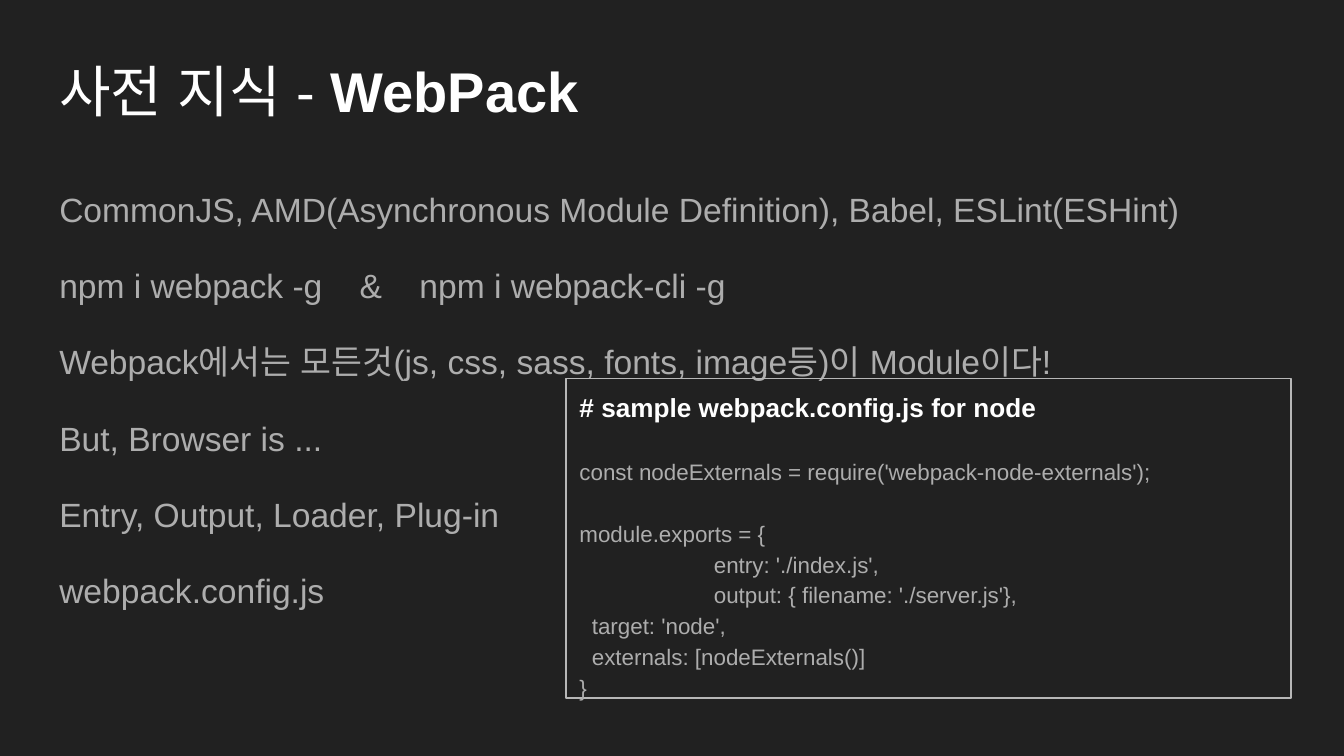
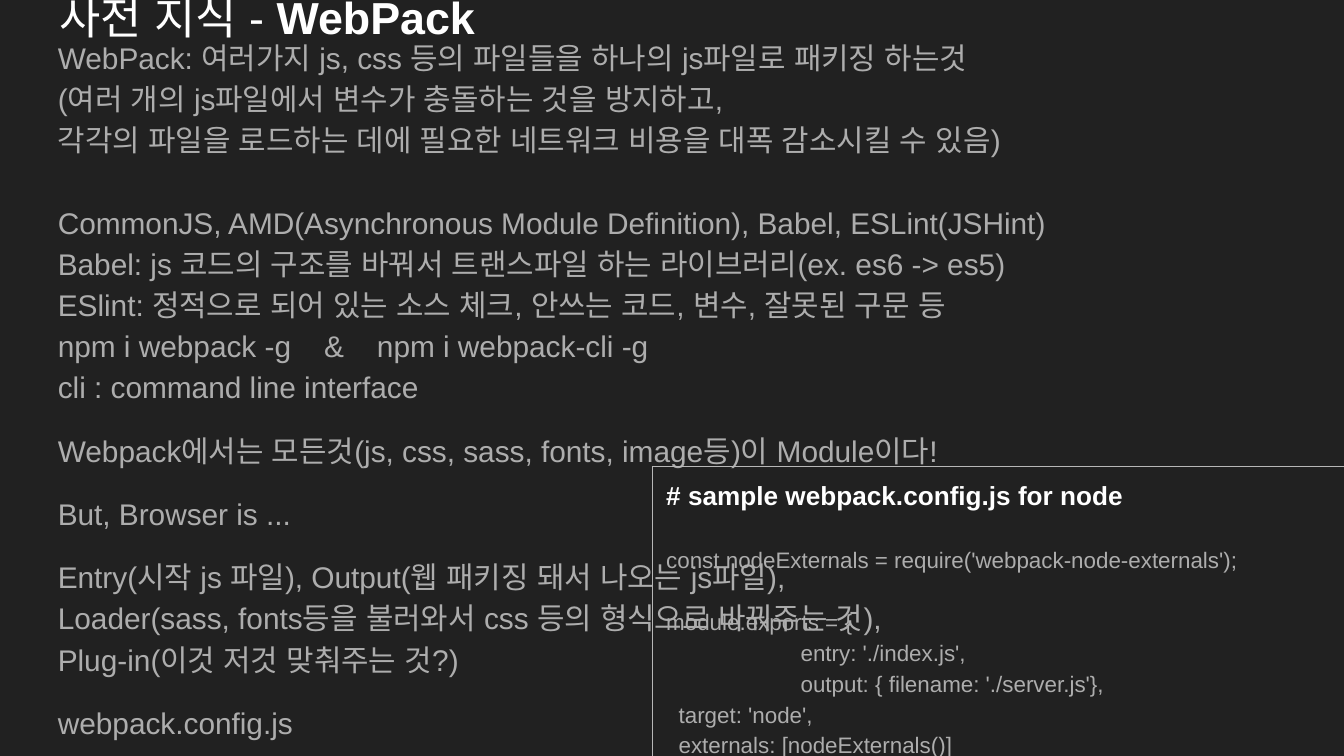
Before and after one commit to pathas1126/NodeVue, a slide deck: slide 28 of Node & Vue 시작하기.pptx. Drawn at 1344x756 pixels with LibreOffice and Linux fonts; fonts in the diff are those of the drawing; background and template pictures are left out. Boxes give left, top, right and bottom in pixels: in the first picture for what was removed or moved away, otherwise in the second. Text is boxed around its words. In the diff, an @@ line names an element or a change of style, - is before the commit and + after.

```diff
--- a/Node & Vue 시작하기.pptx
+++ b/Node & Vue 시작하기.pptx
@@ text "WebPack: 여러가지 js, css 등의 ...": place and size @@
-text "WebPack: 여러가지 js, css 등의 ..." at bbox=[59, 197, 1179, 609]
+text "WebPack: 여러가지 js, css 등의 ..." at bbox=[58, 44, 1045, 739]
@@ title "사전 지식 - WebPack": place and size @@
-title "사전 지식 - WebPack" at bbox=[59, 65, 579, 117]
+title "사전 지식 - WebPack" at bbox=[59, 0, 475, 45]
@@ title "사전 지식 - WebPack" at bbox=[59, 0, 475, 45]: size 30 to 24 pt @@
@@ text at bbox=[58, 44, 1045, 320]: text changed; size 18 to 16 pt @@
-CommonJS, AMD(Asynchronous Module Definition), Babel, ESLint(ESHint)
+WebPack: 여러가지 js, css 등의 파일들을 하나의 js파일로 패키징 하는것
+(여러 개의 js파일에서 변수가 충돌하는 것을 방지하고,
+각각의 파일을 로드하는 데에 필요한 네트워크 비용을 대폭 감소시킬 수 있음)
+CommonJS, AMD(Asynchronous Module Definition), Babel, ESLint(JSHint)
+Babel: js 코드의 구조를 바꿔서 트랜스파일 하는 라이브러리(ex. es6 -> es5)
+ESlint: 정적으로 되어 있는 소스 체크, 안쓰는 코드, 변수, 잘못된 구문 등
@@ text at bbox=[58, 335, 938, 739]: size 18 to 16 pt in "npm i webpack -g & npm i ...", "Webpack에서는 모든것(js, css, sass, fonts, image등)이 Module이다!", "But, Browser is ...", "webpack.config.js"; less space between paragraphs @@
@@ text at bbox=[58, 376, 418, 398]: paragraph added @@
+cli : command line interface
@@ rectangle "# sample webpack.config.js for node": place and size @@
-rectangle "# sample webpack.config.js for node" at bbox=[566, 378, 1290, 698]
+rectangle "# sample webpack.config.js for node" at bbox=[653, 466, 1344, 756]
@@ text at bbox=[58, 558, 882, 677]: text changed; size 18 to 16 pt @@
-Entry, Output, Loader, Plug-in
+Entry(시작 js 파일), Output(웹 패키징 돼서 나오는 js파일),
+Loader(sass, fonts등을 불러와서 css 등의 형식으로 바꿔주는 것),
+Plug-in(이것 저것 맞춰주는 것?)
```
Also in this commit, not shown: 8 other slides changed, 17 other files.
